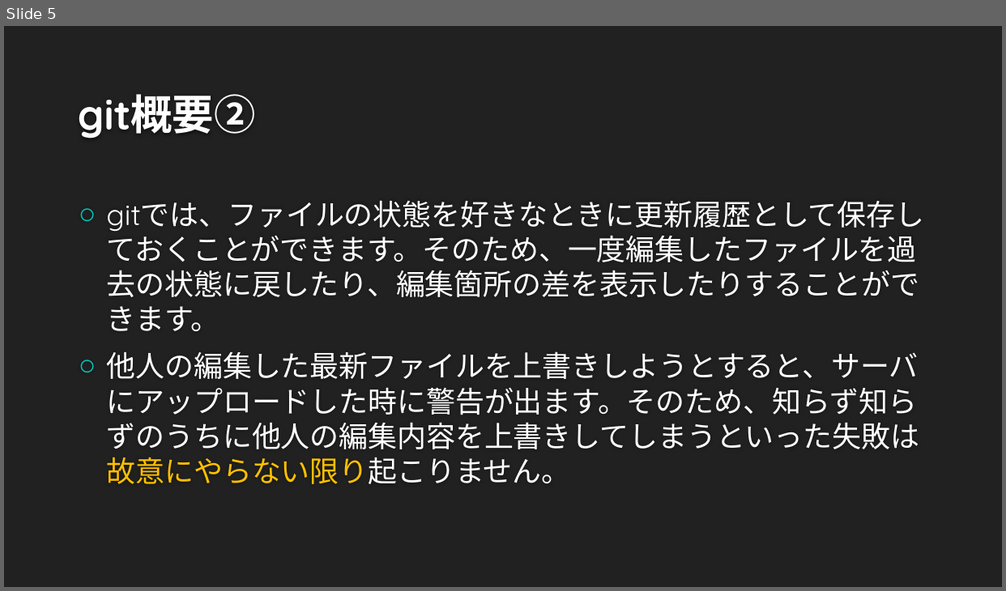
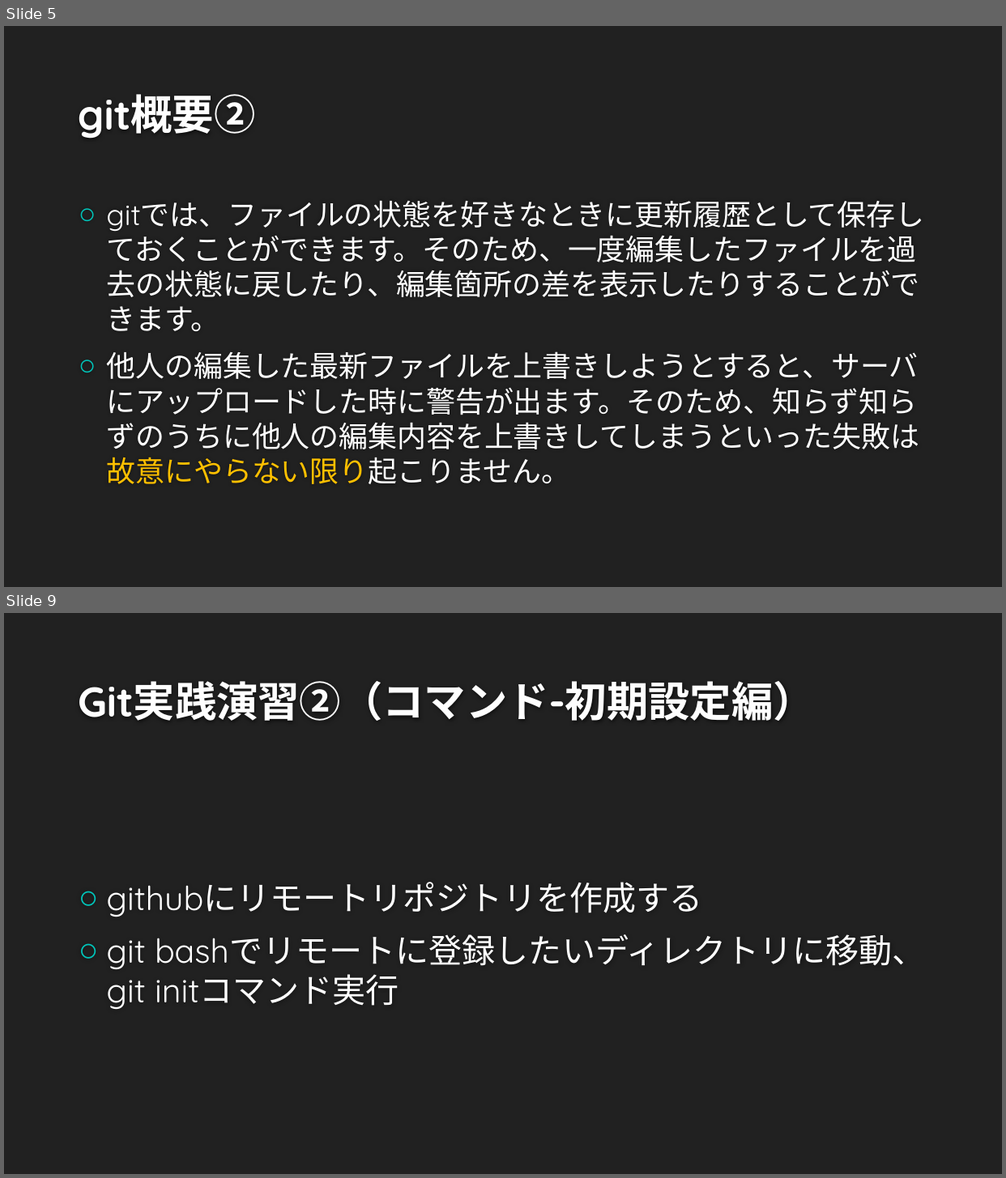
Before and after one commit to tech201823/techclub, a slide deck: git_using.pptx. Shown one above the other, each under a label of ours: slide 5 before the commit, slides 5 and 9 after it; the slides between them are not shown. The pictures are 1006x591 and 1006x1178 pixels, drawn with LibreOffice and Linux fonts; fonts in the diff are those of the drawing; background and template pictures are left out. Boxes give left, top, right and bottom in pixels: in the first picture for what was removed or moved away, otherwise in the second. Text is boxed around its words. In the diff, an @@ line names an element or a change of style, - is before the commit and + after.

```diff
--- a/git_using.pptx
+++ b/git_using.pptx
@@ slide 9 added at [4,613,1002,1174], background #212121 @@
@@ title added at [78,681,815,721], 40 pt, text #FEFEFE, bold @@
+Git実践演習②（コマンド-初期設定編）
@@ text added at [107,882,926,1010], 32 pt, text #FFFFFF @@
+○ githubにリモートリポジトリを作成する
+○ git bashでリモートに登録したいディレクトリに移動、git initコマンド実行
```
Also in this commit, not shown: 1 slide changed, 4 other slides added.
